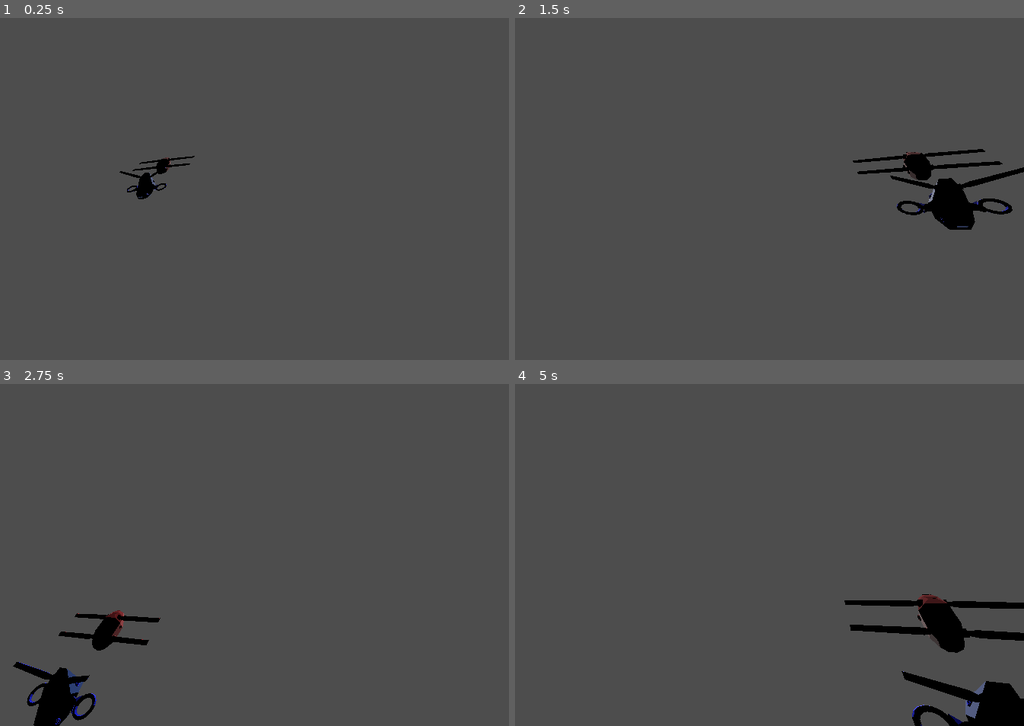
Above: before the commit, frames 1-4 (two rows, left to right).
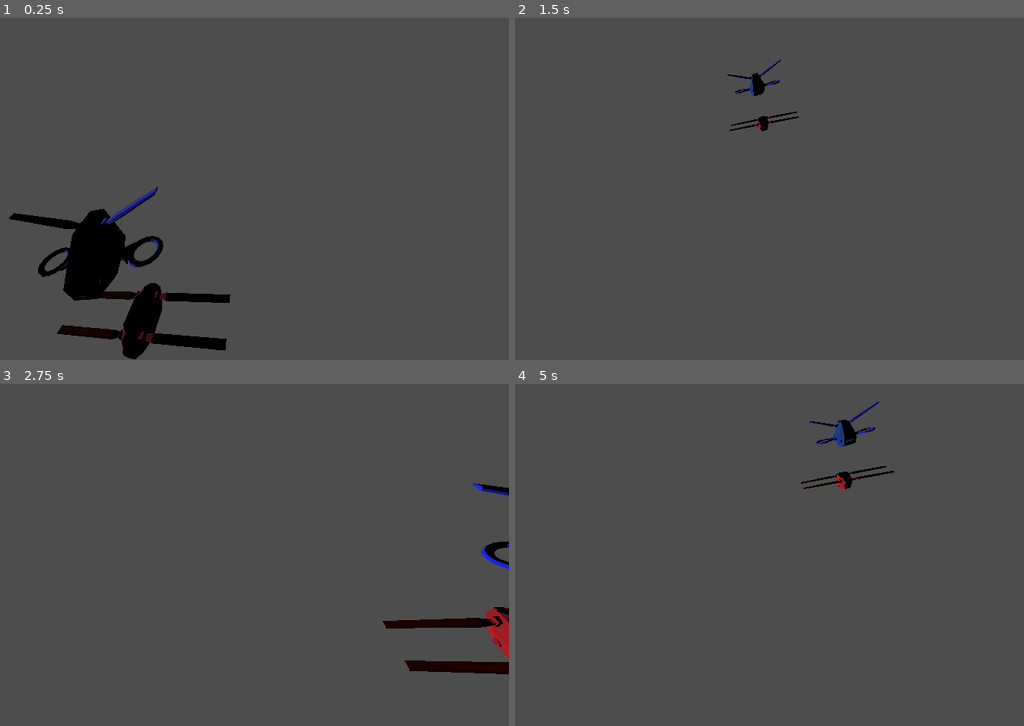
Above: after the commit, the same moments.

Repository: AnasFd/autonomous-drones
Game: Godot game, scene res://scenes/drone.tscn
Same seed, same stepped clock (60 frames per second), same inputs: the game is played once before the commit and once after it.
Inputs:
- Up to frame 1 (0.25 s): no input
- Up to frame 2 (1.5 s): no input
- Up to frame 3 (2.75 s): no input
- Up to frame 4 (5 s): no input

The runs differ from the first frame. In frame 1, 6.3% of the frame differs, in the area x 1-46%, y 40-100%; in frame 2, 2.8%; in frame 3, 4.3%; in frame 4, 4.7%.

Commit message:
init2

Diff:
--- a/scenes/drone.gd
+++ b/scenes/drone.gd
@@ -1,4 +1,4 @@
-extends Node3D
+extends RigidBody3D
 
 var speed: float = 2.0
 var angle: float = 0.0  # Angle pour le mouvement circulaire
--- a/scenes/drone.tscn
+++ b/scenes/drone.tscn
@@ -1139,14 +1139,14 @@
 script = ExtResource("1_u360a")
 
 [node name="Camera3D" type="Camera3D" parent="."]
-transform = Transform3D(-0.929777, -0.0555863, -0.363903, -0.258908, 0.801467, 0.539089, 0.26169, 0.59545, -0.759577, -1.75775, 4.70995, -6.56816)
+transform = Transform3D(-0.181017, -0.588492, 0.787978, -0.258908, 0.801467, 0.539089, -0.948789, -0.10643, -0.297444, 6.07747, 3.92126, -0.219777)
 current = true
 
-[node name="Drone" type="Node3D" parent="."]
+[node name="Drone" type="RigidBody3D" parent="."]
 script = ExtResource("1_jnf0n")
 
 [node name="MODEL_DRONE1" type="Node3D" parent="Drone"]
-transform = Transform3D(1, -3.48787e-16, 3.48787e-16, 3.48787e-16, 1, -3.48787e-16, -3.48787e-16, 3.48787e-16, 1, 2.08165e-12, 0, -2.0335)
+transform = Transform3D(0.103539, -3.83025e-16, -0.994625, 3.48787e-16, 1, -3.48787e-16, 0.994625, -3.10799e-16, 0.103539, 2.08165e-12, 1.7175, 0.00291228)
 
 [node name="Node2" type="Node3D" parent="Drone/MODEL_DRONE1"]
 transform = Transform3D(-1, 3.48787e-16, -8.74228e-08, 3.48787e-16, 1, -3.48787e-16, 8.74228e-08, -3.48787e-16, -1, 0, 0, 0)
@@ -1315,6 +1315,7 @@
 [node name="bend" type="Node" parent="Drone/MODEL_DRONE1/Node2/root/wing2"]
 
 [node name="MODEL_DRONE2" type="Node3D" parent="Drone"]
+transform = Transform3D(0.0101925, 0, -0.999948, 0, 1, 0, 0.999948, 0, 0.0101925, 0, 0, 0)
 
 [node name="head2" type="Node3D" parent="Drone/MODEL_DRONE2"]
 transform = Transform3D(-1, 6.97574e-16, -8.74228e-08, 6.97574e-16, 1, -6.97574e-16, 8.74228e-08, -6.97574e-16, -1, 0, 0, 0)
--- a/scenes/fistival.gd
+++ b/scenes/fistival.gd
@@ -4,19 +4,7 @@
 var time_since_last_add: float = 0.0
 var add_interval: float = 1.0  # Intervalle d'ajout en secondes
 var circle_radius: float = 10.0  # Rayon du cercle
-var num_drones: int = 1  # Nombre total de drones à instancier
-
-func _ready():
-	# Ajouter une lumière
-	var light = DirectionalLight3D.new()
-	light.rotation_degrees = Vector3(45, 0, 0)
-	add_child(light)
-
-	# Ajouter une caméra
-	var camera = Camera3D.new()
-	camera.position = Vector3(0, 10, -20)
-	camera.look_at(Vector3.ZERO, Vector3.UP)
-	add_child(camera)
+var num_drones: int = 3  # Nombre total de drones à instancier
 
 func _process(delta):
 	time_since_last_add += delta
@@ -25,7 +13,7 @@
 			var d: Node3D = drone.instantiate()
 			add_child(d)  # Ajouter le drone à la scène
 
-			# Initialiser la position en cercle
+			# Calculer la position en cercle
 			var angle: float = (2.0 * PI / num_drones) * get_child_count()
 			d.position.x = circle_radius * cos(angle)
 			d.position.z = circle_radius * sin(angle)
